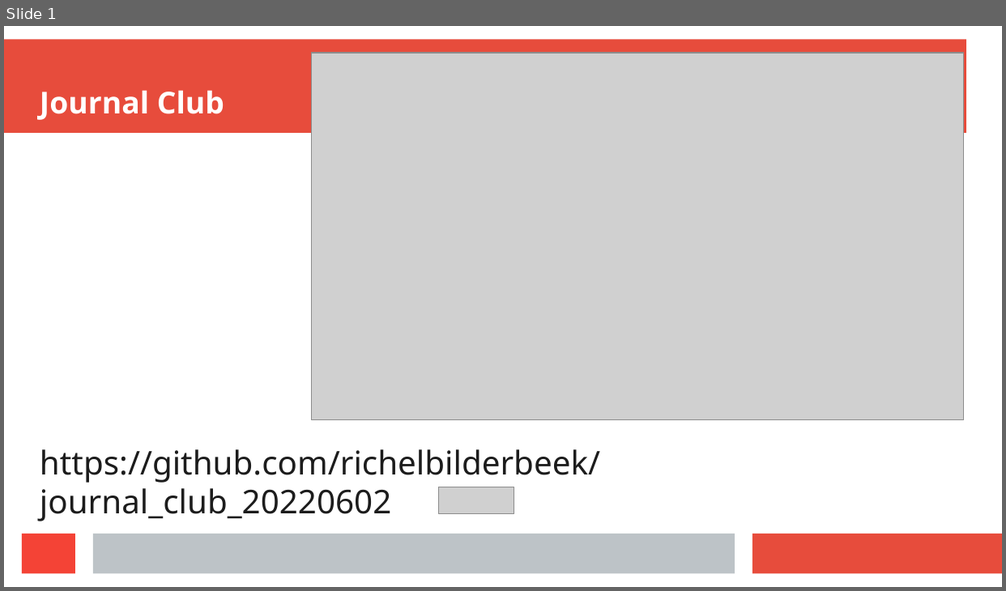
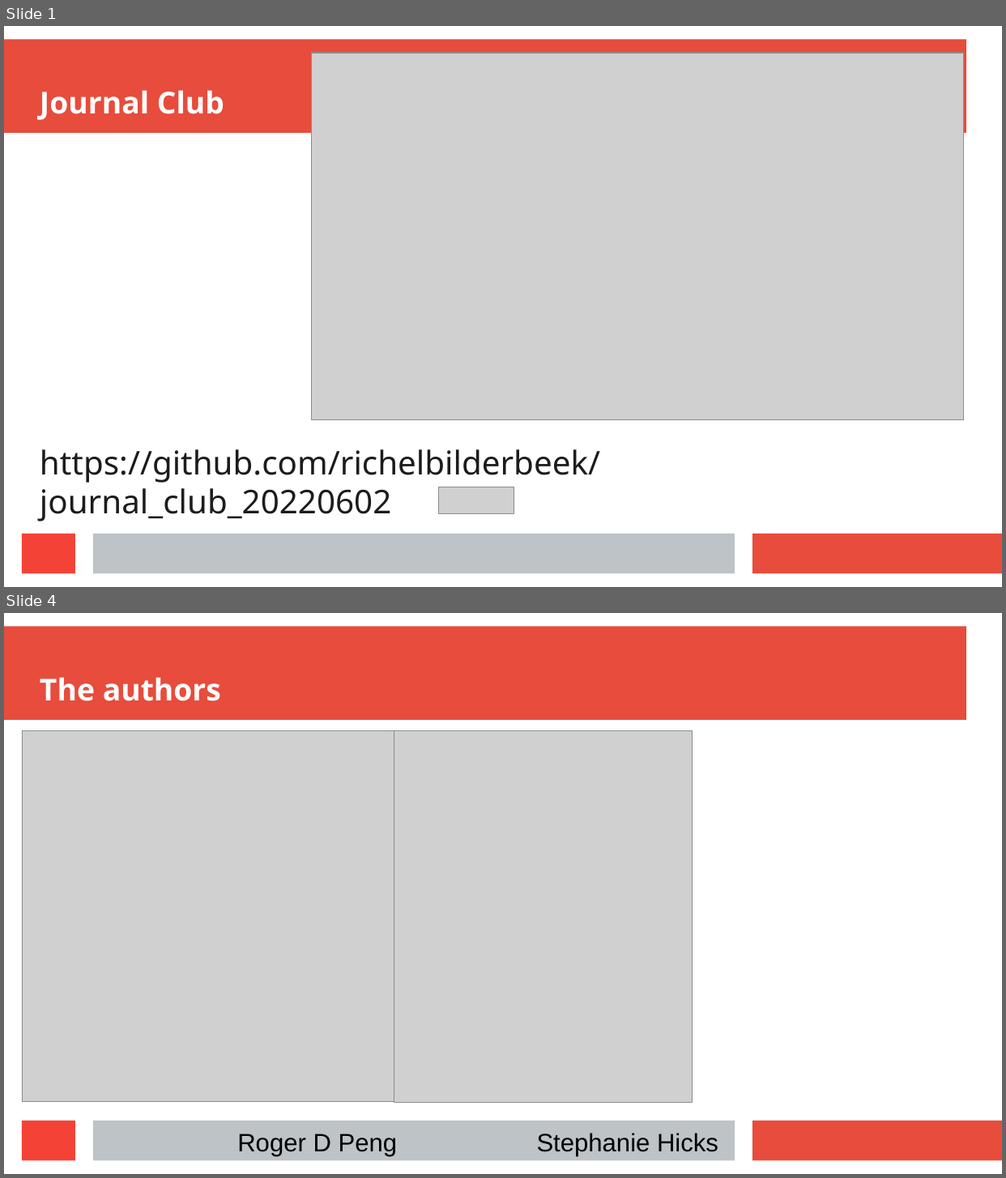
Before and after one commit to richelbilderbeek/journal_club_20220602, a slide deck: journal_club_20220602.odp. Shown one above the other, each under a label of ours: slide 1 before the commit, slides 1 and 4 after it; the slides between them are not shown. The pictures are 1006x591 and 1006x1178 pixels, drawn with LibreOffice and Linux fonts; fonts in the diff are those of the drawing; grey boxes stand for pictures. Boxes give left, top, right and bottom in pixels: in the first picture for what was removed or moved away, otherwise in the second. Text is boxed around its words. In the diff, an @@ line names an element or a change of style, - is before the commit and + after.

```diff
--- a/journal_club_20220602.odp
+++ b/journal_club_20220602.odp
@@ slide 4 added at bbox=[4, 613, 1002, 1174], background #FFFFFF; not listed: 4 template elements that a slide beside it also shows @@
@@ title added at bbox=[40, 677, 221, 701], 24 pt, text #FFFFFF, bold @@
+The authors
@@ picture added at bbox=[22, 730, 394, 1102] @@
@@ picture added at bbox=[394, 730, 692, 1103] @@
@@ text added at bbox=[237, 1133, 718, 1157], 20 pt, text #000000 @@
+Roger D Peng Stephanie Hicks
```
Also in this commit, not shown: 6 slides changed, 15 other slides added, 3 slides removed, 12 other files.
